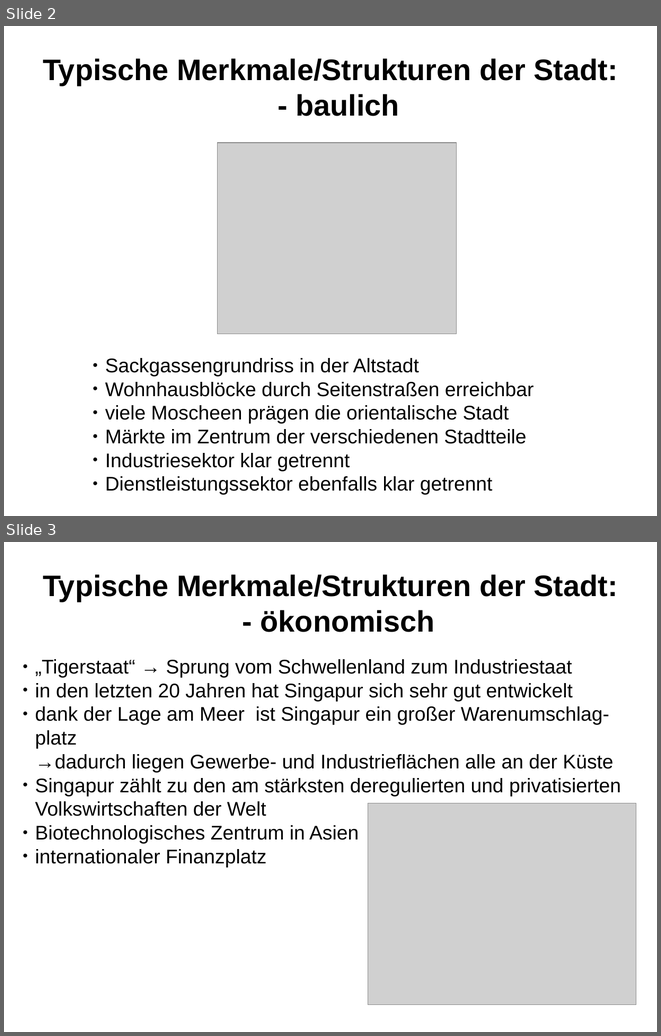
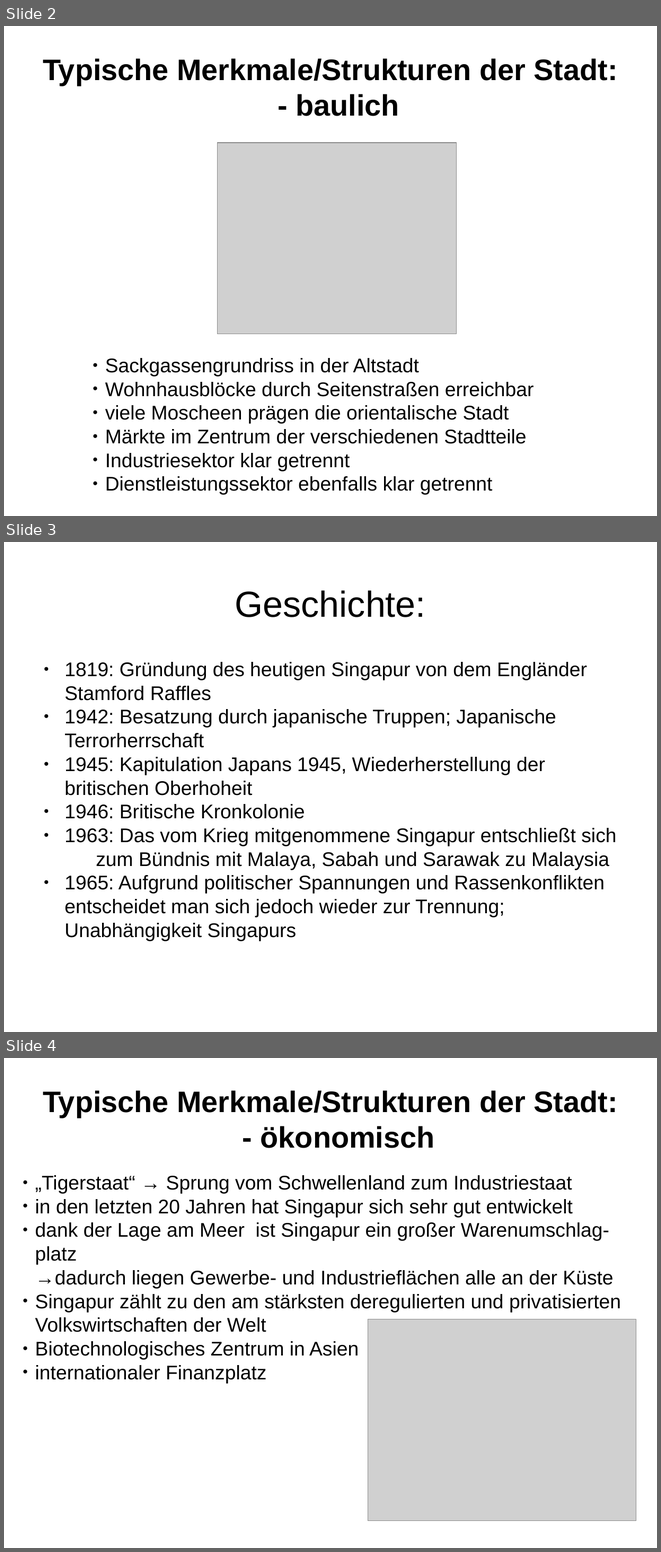
Before and after one commit to wiizarrrd/singaporereferat, a slide deck: singapur.odp. Shown one above the other, each under a label of ours: slides 2 and 3 before the commit, slides 2, 3 and 4 after it. The pictures are 661x1036 and 661x1552 pixels, drawn with LibreOffice and Linux fonts; fonts in the diff are those of the drawing; grey boxes stand for pictures. Boxes give left, top, right and bottom in pixels: in the first picture for what was removed or moved away, otherwise in the second. Text is boxed around its words. In the diff, an @@ line names an element or a change of style, - is before the commit and + after.

Commit message:
new

```diff
--- a/singapur.odp
+++ b/singapur.odp
@@ slide 3 added at (4, 542, 657, 1032), background #FFFFFF @@
@@ title added at (235, 590, 425, 617), 44 pt, text #000000 @@
+Geschichte:
@@ text added at (64, 662, 616, 941), 24 pt, text #000000 @@
+● 1819: Gründung des heutigen Singapur von dem Engländer Stamford Raffles
+● 1942: Besatzung durch japanische Truppen; Japanische Terrorherrschaft
+● 1945: Kapitulation Japans 1945, Wiederherstellung der britischen Oberhoheit
+● 1946: Britische Kronkolonie
+● 1963: Das vom Krieg mitgenommene Singapur entschließt sich zum Bündnis mit Malaya, Sabah und Sarawak zu Malaysia
+● 1965: Aufgrund politischer Spannungen und Rassenkonflikten entscheidet man sich jedoch wieder zur Trennung; Unabhängigkeit Singapurs
@@ what was slide 3 is now slide 4 @@
```
